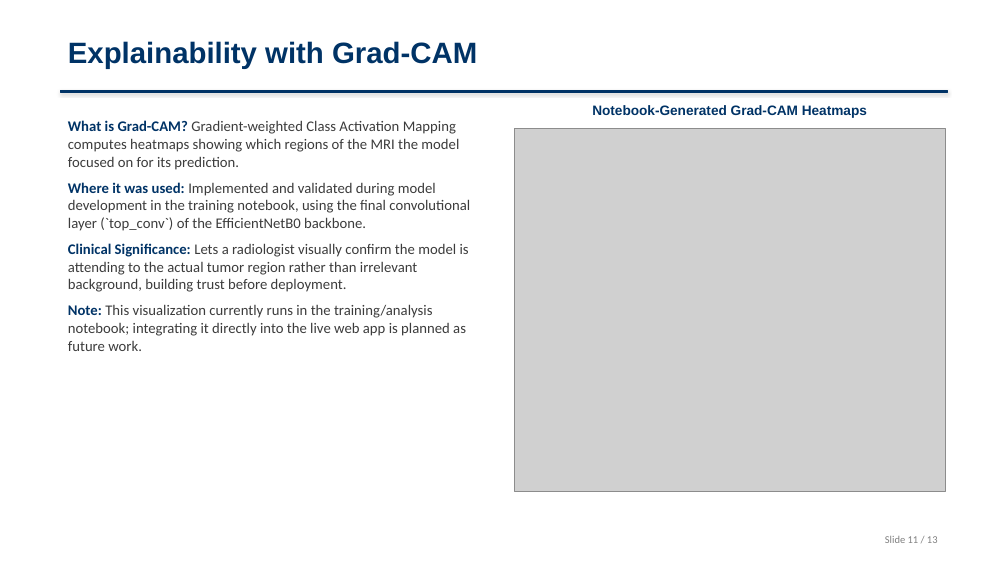
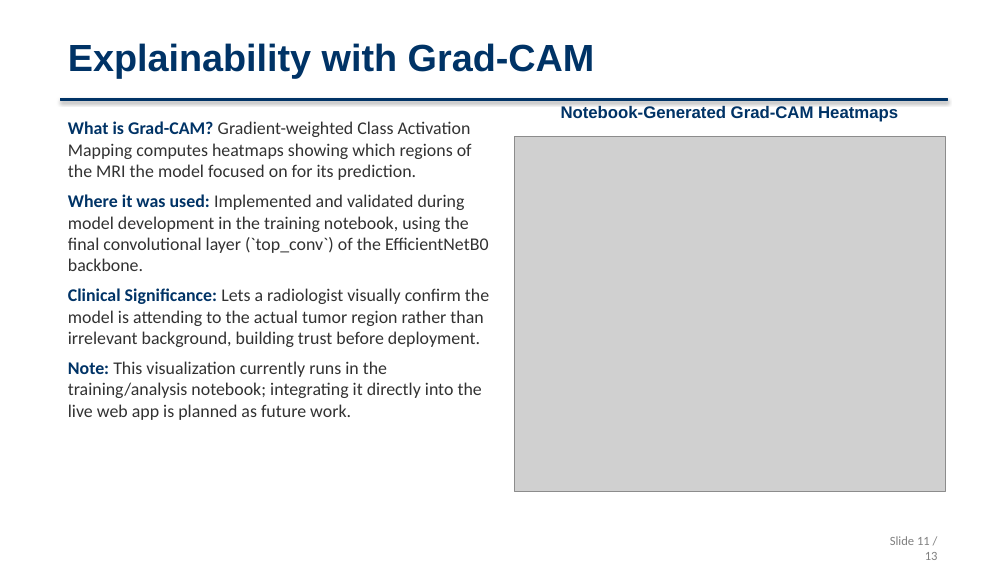
Before and after one commit to SruthiRagyari/brain-tumor-detection, a slide deck: slide 11 of Brain_Tumor_Detection_Presentation.pptx. Drawn at 1008x567 pixels with LibreOffice and Linux fonts; fonts in the diff are those of the drawing; grey boxes stand for pictures. Boxes give left, top, right and bottom in pixels: in the first picture for what was removed or moved away, otherwise in the second. Text is boxed around its words. In the diff, an @@ line names an element or a change of style, - is before the commit and + after.

Commit message:
docs: increase font sizes and heading contrast for better presentation visibility

```diff
--- a/Brain_Tumor_Detection_Presentation.pptx
+++ b/Brain_Tumor_Detection_Presentation.pptx
@@ text "Explainability with Grad-CAM" at [68,43,595,79]: size 28 to 36 pt @@
@@ text "What is Grad-CAM? Gradient-weighted Class ..." at [68,121,489,420]: size 14 to 17 pt, text colour #3C3C3C to #323232 @@
@@ rectangle: place and size @@
-rectangle at [60,91,948,92]
+rectangle at [60,98,948,101]
@@ text "Notebook-Generated Grad-CAM Heatmaps" at [561,105,898,122]: size 13 to 16 pt @@
@@ picture: place and size @@
-picture at [514,129,945,492]
+picture at [514,136,945,492]
@@ text "Slide 11 / 13" at [890,536,938,560]: size 10 to 12 pt @@
```
Also in this commit, not shown: 12 other slides changed.
